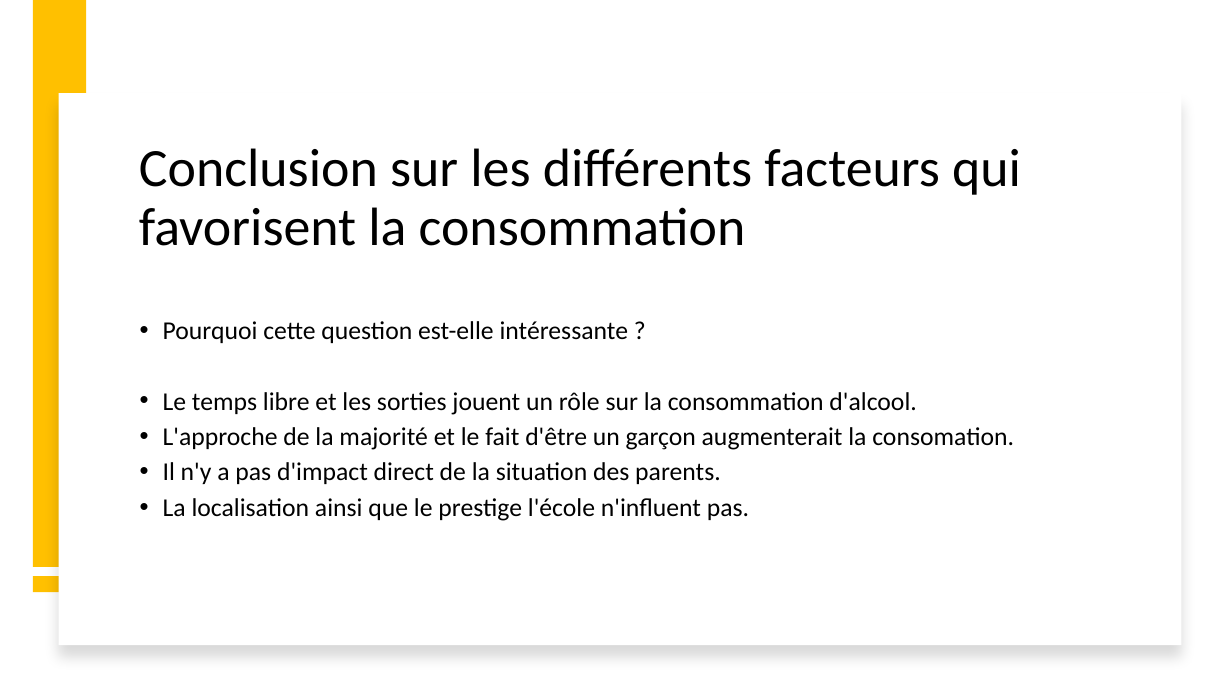
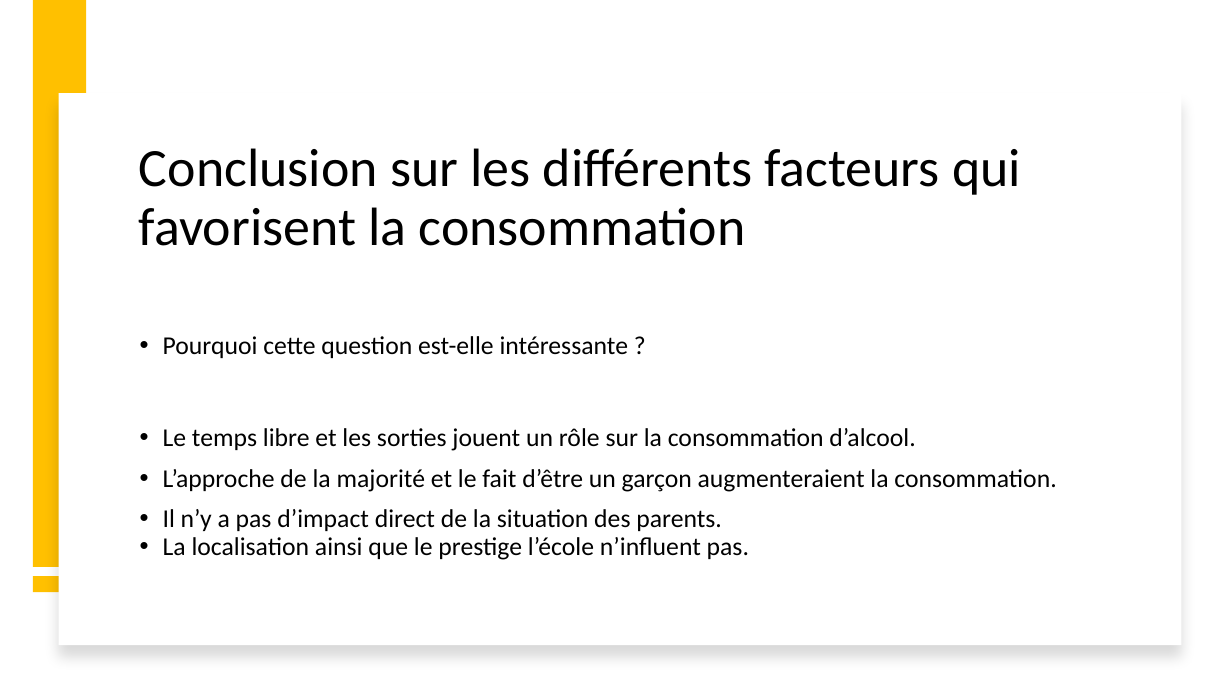
Before and after one commit to QvHub/student_alcohol_consumption, a slide deck: slide 23 of maya_khaled_quentin_alcool_et_jeunes.pptx. Drawn at 1232x693 pixels with LibreOffice and Linux fonts; fonts in the diff are those of the drawing. Boxes give left, top, right and bottom in pixels: in the first picture for what was removed or moved away, otherwise in the second. Text is boxed around its words. In the diff, an @@ line names an element or a change of style, - is before the commit and + after.

```diff
--- a/maya_khaled_quentin_alcool_et_jeunes.pptx
+++ b/maya_khaled_quentin_alcool_et_jeunes.pptx
@@ text at (163, 336, 629, 358): more space between paragraphs @@
@@ text at (163, 428, 1056, 560): text changed @@
-• Le temps libre et les sorties jouent un rôle sur la consommation d'alcool.
-• L'approche de la majorité et le fait d'être un garçon augmenterait la consomation.
-• Il n'y a pas d'impact direct de la situation des parents.
-• La localisation ainsi que le prestige l'école n'influent pas.
+• Le temps libre et les sorties jouent un rôle sur la consommation d’alcool.
+• L’approche de la majorité et le fait d’être un garçon augmenteraient la consommation.
+• Il n’y a pas d’impact direct de la situation des parents.
+• La localisation ainsi que le prestige l’école n’influent pas.
```
Also in this commit, not shown: 16 other slides changed.
